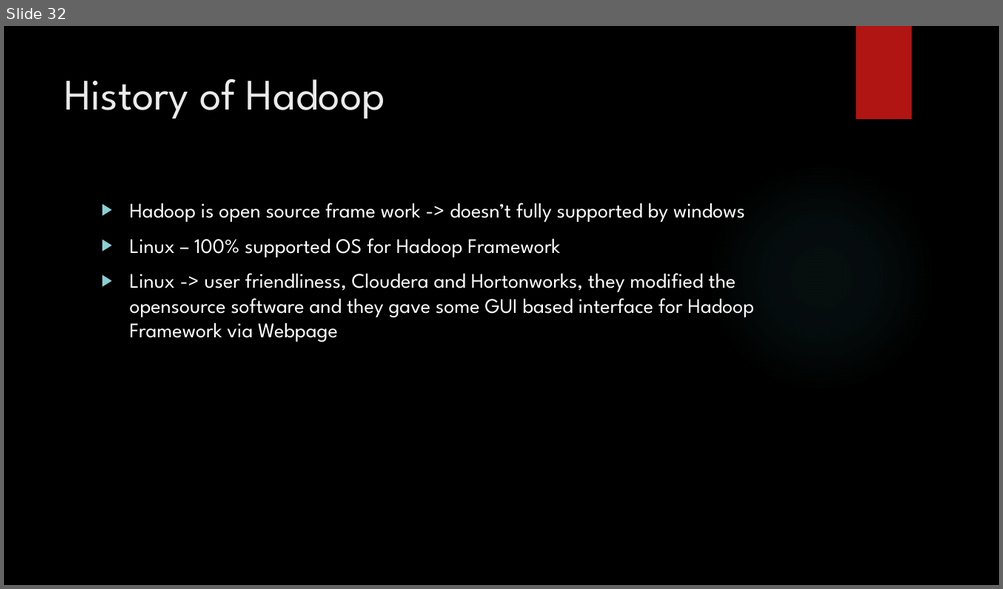
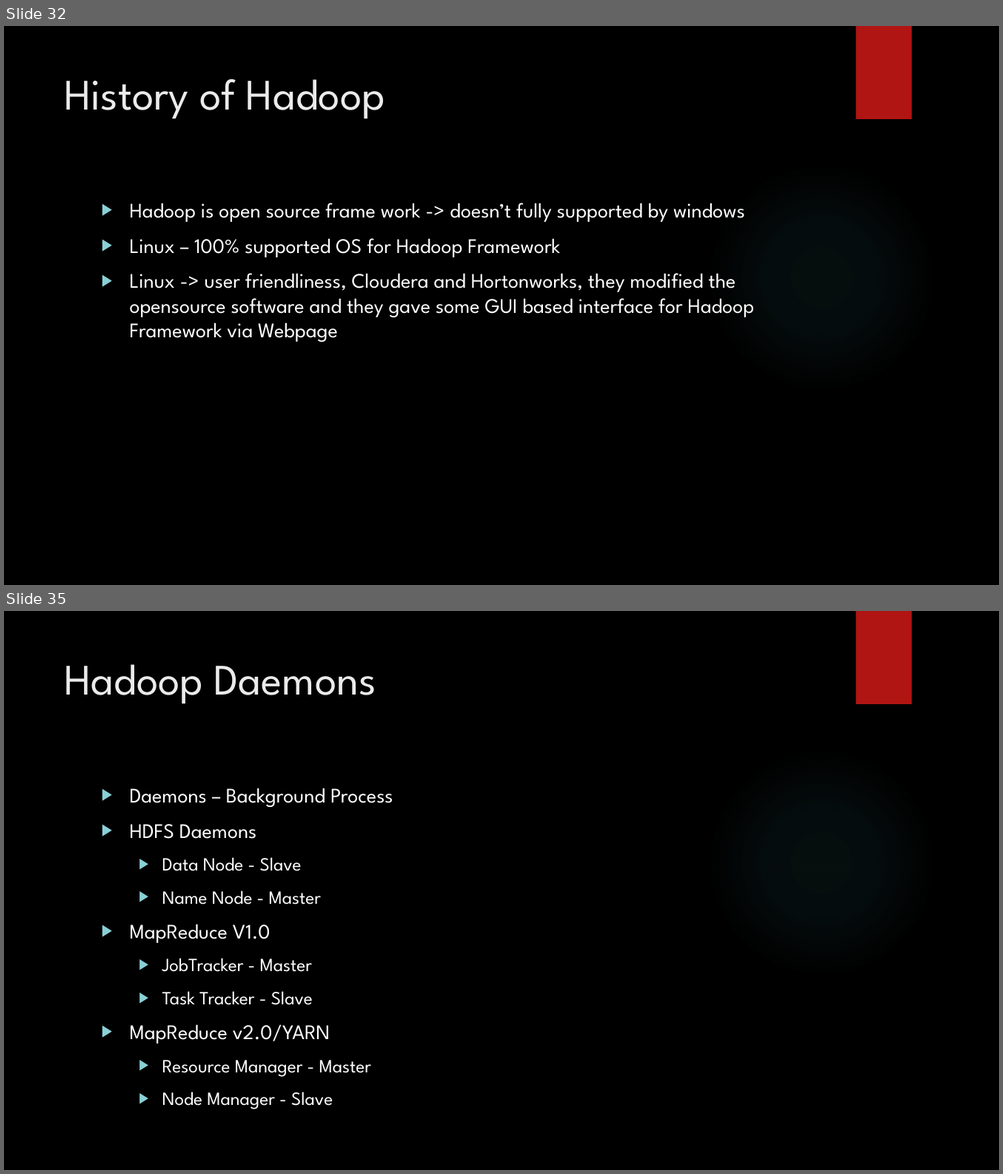
Before and after one commit to karthick1808/hadoopfundamentals, a slide deck: New Microsoft PowerPoint Presentation.pptx. Shown one above the other, each under a label of ours: slide 32 before the commit, slides 32 and 35 after it; the slides between them are not shown. The pictures are 1003x589 and 1003x1174 pixels, drawn with LibreOffice and Linux fonts; fonts in the diff are those of the drawing; background and template pictures are left out. Boxes give left, top, right and bottom in pixels: in the first picture for what was removed or moved away, otherwise in the second. Text is boxed around its words. In the diff, an @@ line names an element or a change of style, - is before the commit and + after.

```diff
--- a/New Microsoft PowerPoint Presentation.pptx
+++ b/New Microsoft PowerPoint Presentation.pptx
@@ slide 35 added at <box>4,611,999,1170</box>, background picture (left out); not listed: 2 template elements that a slide beside it also shows @@
@@ title added at <box>64,664,376,704</box>, 42 pt, text #EBEBEB @@
+Hadoop Daemons
@@ text added at <box>130,788,393,1110</box>, 18 pt, text #FFFFFF @@
+▶ Daemons – Background Process
+▶ HDFS Daemons
+  ▶ Data Node - Slave
+  ▶ Name Node - Master
+▶ MapReduce V1.0
+  ▶ JobTracker - Master
+  ▶ Task Tracker - Slave
+▶ MapReduce v2.0/YARN
+  ▶ Resource Manager - Master
+  ▶ Node Manager - Slave
```
Also in this commit, not shown: 1 slide changed, 2 other slides added.
